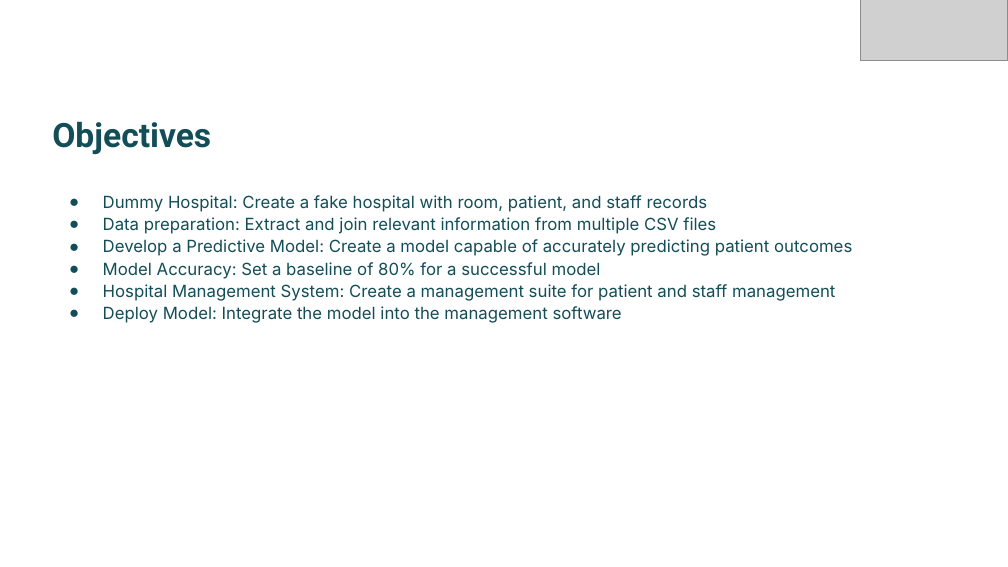
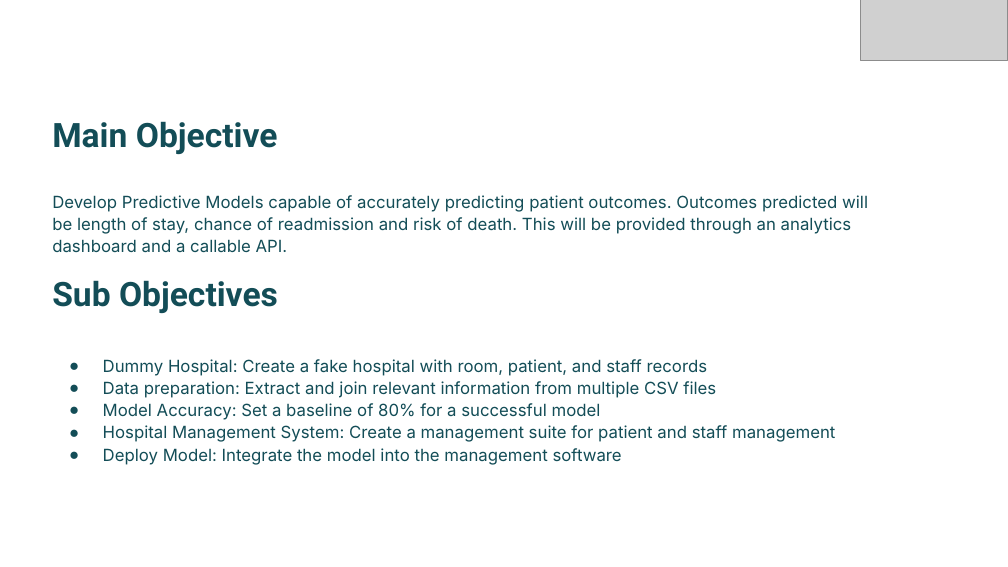
Before and after one commit to bizzfuzz/CHOP-comprehensive-hospital-outcome-prediction-system, a slide deck: slide 4 of CHOP.pptx (slide 5 before the commit). Drawn at 1008x567 pixels with LibreOffice and Linux fonts; fonts in the diff are those of the drawing; grey boxes stand for pictures. Boxes give left, top, right and bottom in pixels: in the first picture for what was removed or moved away, otherwise in the second. Text is boxed around its words. In the diff, an @@ line names an element or a change of style, - is before the commit and + after.

Commit message:
updated slide deck pptx

```diff
--- a/CHOP.pptx
+++ b/CHOP.pptx
@@ title at bbox=[52, 121, 278, 154]: text changed @@
-Objectives
+Main Objective
@@ subtitle at bbox=[52, 195, 868, 313]: paragraphs added @@
+Develop Predictive Models capable of accurately predicting patient outcomes. Outcomes predicted will be length of stay, chance of readmission and risk of death. This will be provided through an analytics dashboard and a callable API.
+Sub Objectives
@@ subtitle at bbox=[103, 239, 852, 256]: paragraph removed @@
-● Develop a Predictive Model: Create a model capable of accurately predicting patient outcomes
```
Also in this commit, not shown: 4 other slides changed, 5 slides added.
